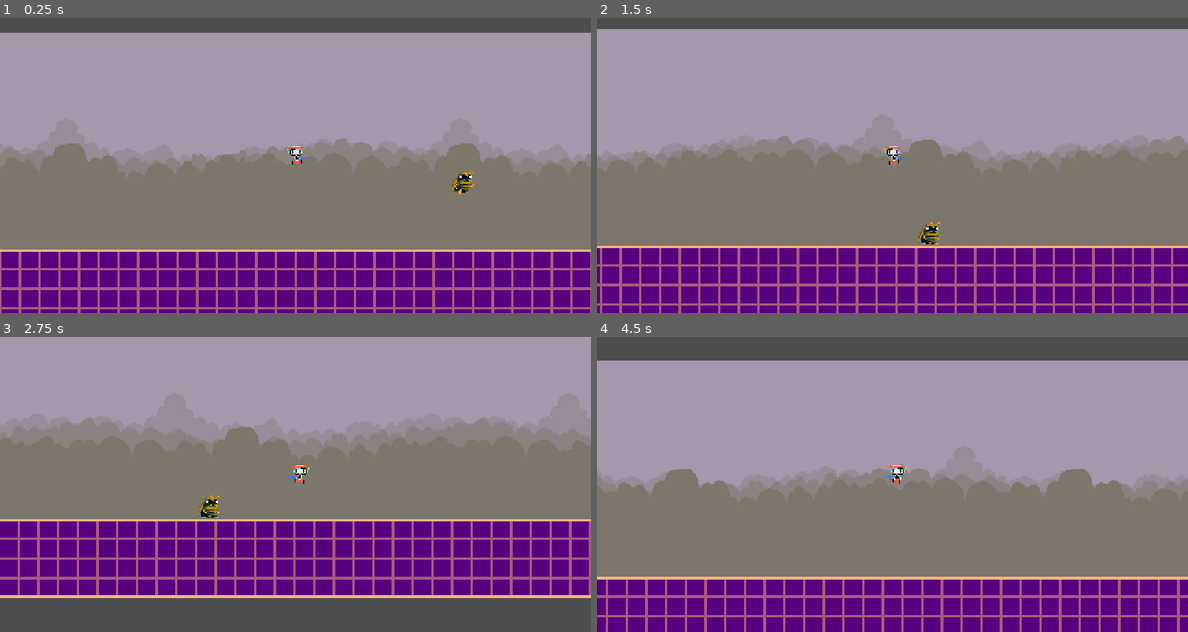
Above: before the commit, frames 1-4 (two rows, left to right).
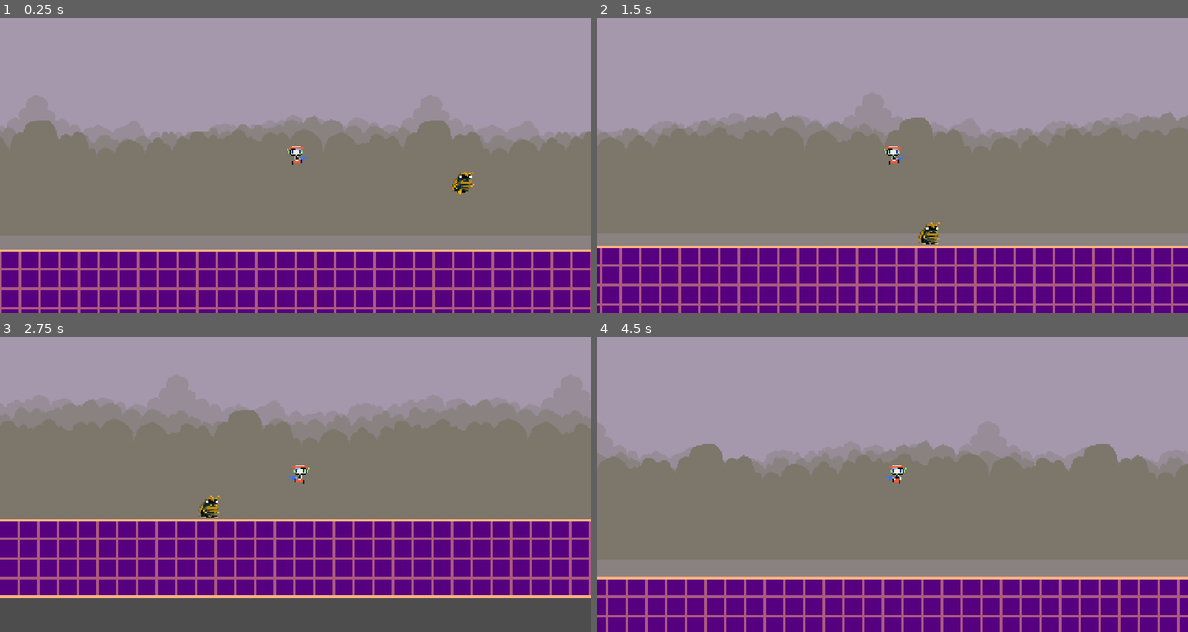
Above: after the commit, the same moments.

Repository: yashparab17/skyventure-revamped
Game: Godot game, scene res://scenes/areas/area_1.tscn
Same seed, same stepped clock (60 frames per second), same inputs: the game is played once before the commit and once after it.
Inputs:
- Up to frame 1 (0.25 s): no input
- Up to frame 2 (1.5 s): hold D (move_right) from 0.53 s (still down); tap Z (shoot) at 0.6 s; tap Space (jump) at 0.77, 0.8, 1.07, 1.35 s
- Up to frame 3 (2.75 s): tap Space (jump) at 1.52, 1.82, 2.3 s; tap Z (shoot) at 1.55, 2.1 s; release D (move_right) at 2.03 s; hold A (move_left) from 2.03 s (still down)
- Up to frame 4 (4.5 s): release A (move_left) at 2.78 s; hold D (move_right) 2.78-4.28 s; tap Z (shoot) at 2.85, 4.35 s; tap Space (jump) at 3.02, 3.32, 3.6, 3.77, 4.07 s; hold A (move_left) from 4.28 s (still down)

The runs differ from the first frame. In frame 1, 13% of the frame differs, in the area x 0-100%, y 0-50%; in frame 2, 12%; in frame 3, 4.8%; in frame 4, 16%, in the area x 0-100%, y 0-53%.

Commit message:
Cleaner comments, optimized code.

Diff:
--- a/scenes/backgrounds/sky_parallax_background.tscn
+++ b/scenes/backgrounds/sky_parallax_background.tscn
@@ -8,6 +8,7 @@
 [node name="SkyParallaxBackground" type="ParallaxBackground"]
 
 [node name="Layer0" type="ParallaxLayer" parent="."]
+motion_scale = Vector2(0.7, 0.7)
 motion_mirroring = Vector2(640, 0)
 
 [node name="Sky1" type="Sprite2D" parent="Layer0"]
@@ -19,7 +20,7 @@
 texture = ExtResource("1_adp8l")
 
 [node name="Layer1" type="ParallaxLayer" parent="."]
-motion_scale = Vector2(0.9, 0.9)
+motion_scale = Vector2(0.8, 0.8)
 motion_mirroring = Vector2(640, 0)
 
 [node name="Clouds1" type="Sprite2D" parent="Layer1"]
@@ -31,7 +32,7 @@
 texture = ExtResource("2_3oedm")
 
 [node name="Layer2" type="ParallaxLayer" parent="."]
-motion_scale = Vector2(0.8, 0.8)
+motion_scale = Vector2(0.7, 0.7)
 motion_mirroring = Vector2(640, 0)
 
 [node name="Clouds1" type="Sprite2D" parent="Layer2"]
@@ -43,7 +44,7 @@
 texture = ExtResource("3_n8gm6")
 
 [node name="Layer3" type="ParallaxLayer" parent="."]
-motion_scale = Vector2(0.7, 0.7)
+motion_scale = Vector2(0.6, 0.6)
 motion_mirroring = Vector2(640, 0)
 
 [node name="Clouds1" type="Sprite2D" parent="Layer3"]
--- a/scenes/enemies/roach.tscn
+++ b/scenes/enemies/roach.tscn
@@ -24,7 +24,7 @@
 
 [sub_resource type="Animation" id="Animation_7exw2"]
 resource_name = "idle"
-length = 2.0
+length = 3.0
 step = 0.1
 tracks/0/type = "value"
 tracks/0/imported = false
@@ -33,10 +33,10 @@
 tracks/0/interp = 1
 tracks/0/loop_wrap = true
 tracks/0/keys = {
-"times": PackedFloat32Array(0, 1, 1.2, 1.8),
-"transitions": PackedFloat32Array(1, 1, 1, 1),
+"times": PackedFloat32Array(0, 1, 1.2, 1.8, 2),
+"transitions": PackedFloat32Array(1, 1, 1, 1, 1),
 "update": 1,
-"values": [Vector2i(0, 0), Vector2i(1, 0), Vector2i(0, 0), Vector2i(1, 0)]
+"values": [Vector2i(0, 0), Vector2i(1, 0), Vector2i(0, 0), Vector2i(1, 0), Vector2i(0, 0)]
 }
 
 [sub_resource type="Animation" id="Animation_y8mie"]
--- a/scenes/player/player.tscn
+++ b/scenes/player/player.tscn
@@ -41,6 +41,23 @@
 
 [sub_resource type="Animation" id="Animation_pnqu3"]
 resource_name = "idle"
+length = 0.001
+step = 0.02
+tracks/0/type = "value"
+tracks/0/imported = false
+tracks/0/enabled = true
+tracks/0/path = NodePath("Sprite:frame_coords")
+tracks/0/interp = 1
+tracks/0/loop_wrap = true
+tracks/0/keys = {
+"times": PackedFloat32Array(0),
+"transitions": PackedFloat32Array(1),
+"update": 1,
+"values": [Vector2i(1, 0)]
+}
+
+[sub_resource type="Animation" id="Animation_tm7cr"]
+resource_name = "idle_shoot"
 length = 0.001
 step = 0.02
 tracks/0/type = "value"
@@ -109,23 +126,6 @@
 "values": [Vector2i(0, 1), Vector2i(1, 1), Vector2i(2, 1), Vector2i(3, 1)]
 }
 
-[sub_resource type="Animation" id="Animation_tm7cr"]
-resource_name = "idle_shoot"
-length = 0.001
-step = 0.02
-tracks/0/type = "value"
-tracks/0/imported = false
-tracks/0/enabled = true
-tracks/0/path = NodePath("Sprite:frame_coords")
-tracks/0/interp = 1
-tracks/0/loop_wrap = true
-tracks/0/keys = {
-"times": PackedFloat32Array(0),
-"transitions": PackedFloat32Array(1),
-"update": 1,
-"values": [Vector2i(1, 0)]
-}
-
 [sub_resource type="AnimationLibrary" id="AnimationLibrary_hyf1q"]
 _data = {
 "RESET": SubResource("Animation_4f4pb"),
@@ -161,4 +161,4 @@
 [node name="Camera" type="Camera2D" parent="."]
 
 [node name="Muzzle" type="Marker2D" parent="."]
-position = Vector2(12, -6)
+position = Vector2(19, -6)
--- a/scripts/bullet_1.gd
+++ b/scripts/bullet_1.gd
@@ -1,16 +1,13 @@
 extends AnimatedSprite2D
 
-# Export variables.
-@export var speed : int = 500
-@export var direction: int
+# Bullet properties.
+@export var speed: int = 500
+@export var direction: int  # 1 for right, -1 for left.
 
-# Called when the node enters the scene tree for the first time.
-func _ready() -> void:
-	pass # Replace with function body.
-
-# Called every frame. 'delta' is the elapsed time since the previous frame.
 func _physics_process(delta: float) -> void:
+	# Move the bullet in the set direction.
 	move_local_x(direction * speed * delta)
 
+# Deletes the bullet when the timer runs out.
 func _on_timer_timeout() -> void:
 	queue_free()
--- a/scripts/player.gd
+++ b/scripts/player.gd
@@ -1,50 +1,50 @@
 extends CharacterBody2D
 
-# Preloading variables.
+# Preload bullet scene.
 var bullet_1 = preload("res://scenes/projectiles/bullet_1.tscn")
 
-# Export variables.
+# Player movement properties.
 @export var gravity = 600
-@export var speed : int = 200
-@export var jump_force : int = -300
+@export var speed: int = 200
+@export var jump_force: int = -300
 @export var acceleration: float = 600
 @export var friction: float = 800
 
-# Ready variables.
-@onready var sprite : Sprite2D = $Sprite
-@onready var anim : AnimationPlayer = $Animation
-@onready var muzzle : Marker2D = $Muzzle
+# Node references.
+@onready var sprite: Sprite2D = $Sprite
+@onready var anim: AnimationPlayer = $Animation
+@onready var muzzle: Marker2D = $Muzzle
 
-# Variables relating to the state machine.
-enum States { idle, walk, jump, fall, idle_shoot, walk_shoot }
-var current_state : States
+# State machine.
+enum States {idle, walk, jump, fall, idle_shoot, walk_shoot}
+var current_state: States
 
-# Shooting variables.
+# Shooting properties.
 var muzzle_position
-var shoot_cooldown = 0.2  # Time in seconds to stay in shoot state
+var shoot_cooldown = 0.2
 var shoot_timer = 0.0
 
-# Called when the node enters the scene tree for the first time.
 func _ready() -> void:
 	current_state = States.idle
 	muzzle_position = muzzle.position
 
-# Called every frame. 'delta' is the elapsed time since the previous frame.
 func _physics_process(delta: float) -> void:
 	apply_gravity(delta)
-	shoot_timer -= delta  # Decrease the shoot timer
+	shoot_timer -= delta
 	handle_movement_and_shooting(delta)
 	move_and_slide()
 	animate_player()
 
+# Applies gravity if the player is not on the floor.
 func apply_gravity(delta: float):
 	if !is_on_floor():
 		velocity.y += gravity * delta
 
-# Combines movement, muzzle positioning, and shooting into one streamlined function.
+# Handles movement, jumping, and shooting logic.
 func handle_movement_and_shooting(delta: float):
 	var direction = Input.get_axis("move_left", "move_right")
 
+	# Flip sprite and adjust muzzle position based on movement direction.
 	if direction:
 		sprite.flip_h = direction < 0
 		muzzle.position.x = abs(muzzle_position.x) * (1 if direction > 0 else -1)
@@ -55,16 +55,18 @@
 			current_state = States.jump
 		elif direction:
 			velocity.x = move_toward(velocity.x, direction * speed, acceleration * delta)
+
 			if Input.is_action_just_pressed("shoot"):
 				shoot_bullet(direction)
-				shoot_timer = shoot_cooldown  # Reset the shoot timer
+				shoot_timer = shoot_cooldown
 				current_state = States.walk_shoot
 			elif shoot_timer > 0:
-				current_state = States.walk_shoot  # Stay in walk_shoot until cooldown ends
+				current_state = States.walk_shoot
 			else:
 				current_state = States.walk
 		else:
 			velocity.x = move_toward(velocity.x, 0, friction * delta)
+
 			if Input.is_action_just_pressed("shoot"):
 				shoot_bullet(1 if not sprite.flip_h else -1)
 				shoot_timer = shoot_cooldown
@@ -76,39 +78,41 @@
 	else:
 		if velocity.y > 0:
 			current_state = States.fall
+
 		if direction:
 			velocity.x = move_toward(velocity.x, direction * speed, acceleration * delta)
 		else:
 			velocity.x = move_toward(velocity.x, 0, friction * delta)
 
-# Handles shooting mechanics.
+# Spawns and shoots a bullet in the given direction.
 func shoot_bullet(direction: float):
 	var bullet_1_instance = bullet_1.instantiate() as Node2D
 	bullet_1_instance.direction = direction
 	bullet_1_instance.global_position = muzzle.global_position
 	get_parent().add_child(bullet_1_instance)
 
-# Animates the player based on the current state.
+# Updates animation based on player state.
 func animate_player():
-	var current_frame = anim.current_animation_position  # Store the current animation frame
+	var current_frame = anim.current_animation_position
 
-	if current_state == States.idle:
-		if anim.current_animation != "idle":
-			anim.play("idle")
-	elif current_state == States.walk:
-		if anim.current_animation != "walk":
-			anim.play("walk")
-			anim.seek(current_frame, true)  # Resume from the same frame
-	elif current_state == States.idle_shoot:
-		if anim.current_animation != "idle_shoot":
-			anim.play("idle_shoot")
-	elif current_state == States.walk_shoot:
-		if anim.current_animation != "walk_shoot":
-			anim.play("walk_shoot")
-			anim.seek(current_frame, true)
-	elif current_state == States.jump:
-		if anim.current_animation != "jump":
-			anim.play("jump")
-	elif current_state == States.fall:
-		if anim.current_animation != "fall":
-			anim.play("fall")
+	match current_state:
+		States.idle:
+			if anim.current_animation != "idle":
+				anim.play("idle")
+		States.walk:
+			if anim.current_animation != "walk":
+				anim.play("walk")
+				anim.seek(current_frame, true)
+		States.idle_shoot:
+			if anim.current_animation != "idle_shoot":
+				anim.play("idle_shoot")
+		States.walk_shoot:
+			if anim.current_animation != "walk_shoot":
+				anim.play("walk_shoot")
+				anim.seek(current_frame, true)
+		States.jump:
+			if anim.current_animation != "jump":
+				anim.play("jump")
+		States.fall:
+			if anim.current_animation != "fall":
+				anim.play("fall")
--- a/scripts/roach.gd
+++ b/scripts/roach.gd
@@ -1,88 +1,89 @@
 extends CharacterBody2D
 
-# Export variables.
+# Enemy movement properties.
 @export var gravity = 600
-@export var speed : int = 50
+@export var speed: int = 50
 @export var acceleration: float = 600
 @export var friction: float = 800
 
-# Setting the direction (Default: Left).
+# Patrol system.
+@export var patrol_points: Node # Parent node containing patrol points.
+@export var wait_time: int = 3 # Time to wait at each patrol point.
+var no_of_points: int = 0
+var point_positions: Array[Vector2] = []
+var current_point_position: int = 0
+
+# Direction and movement state.
 var direction: Vector2 = Vector2.LEFT
+var can_walk: bool = true
 
-# Patrol point variables.
-@export var patrol_points : Node
-@export var wait_time : int = 3
-var no_of_points: int
-var point_positions: Array[Vector2]
-var current_point: Vector2
-var current_point_position: int
-
-# Ready variables.
+# Node references.
 @onready var sprite = $Sprite
 @onready var anim = $Animation
 @onready var timer = $Timer
 
-# Code relating to the state machine.
-enum States { idle, walk }
-var current_state : States
-var can_walk: bool = true
+# State machine.
+enum States {idle, walk}
+var current_state: States = States.idle
 
-# Called when the node enters the scene tree for the first time.
 func _ready() -> void:
-	if patrol_points != null:
-		no_of_points = patrol_points.get_children().size()
+	# Initialize patrol points.
+	if patrol_points:
+		no_of_points = patrol_points.get_child_count()
 		for point in patrol_points.get_children():
 			point_positions.append(point.global_position)
-		current_point = point_positions[current_point_position]
 	else:
 		print("No patrol points available.")
 
-	timer.wait_time = wait_time
+	timer.wait_time = wait_time # Set timer wait duration.
 
-	current_state = States.idle
-
-# Called every frame. 'delta' is the elapsed time since the previous frame.
 func _physics_process(delta: float) -> void:
 	apply_gravity(delta)
+
 	if can_walk:
 		roach_patrol(delta)
+
 	move_and_slide()
 	animate_roach()
 
-	print("State: ", States.keys()[current_state])
+	print("State: ", States.keys()[current_state]) # Debugging state output.
 
+# Applies gravity if the enemy is airborne.
 func apply_gravity(delta: float):
 	if !is_on_floor():
 		velocity.y += gravity * delta
 
-# Enemy patrol logic focused on patrol points.
+# Patrol logic, moving between defined patrol points.
 func roach_patrol(delta: float):
-	if point_positions.size() == 0:
+	if point_positions.is_empty():
 		return
 
 	var target_point = point_positions[current_point_position]
 	direction = (target_point - global_position).normalized()
 
-	# Flip sprite based on direction
+	# Flip sprite based on movement direction.
 	sprite.flip_h = direction.x < 0
 
-	# Move towards the target patrol point
+	# Move towards the patrol point.
 	velocity.x = move_toward(velocity.x, direction.x * speed, acceleration * delta)
 	current_state = States.walk
 
-	# Check if close enough to the patrol point
+	# Stop moving when close enough to the target.
 	if global_position.distance_to(target_point) < 5:
-		can_walk = false  # Stop moving
-		velocity.x = 0  # Stop horizontal movement
+		can_walk = false
+		velocity.x = 0
 		current_state = States.idle
-		timer.start()  # Start the pause timer
+		timer.start()
 
+# Updates animation based on current state.
 func animate_roach():
-	if current_state == States.idle:
-		anim.play("idle")
-	elif current_state == States.walk:
-		anim.play("walk")
+	match current_state:
+		States.idle:
+			anim.play("idle")
+		States.walk:
+			anim.play("walk")
 
+# Resumes movement after waiting at a patrol point.
 func _on_timer_timeout() -> void:
 	can_walk = true
 	current_point_position = (current_point_position + 1) % no_of_points
